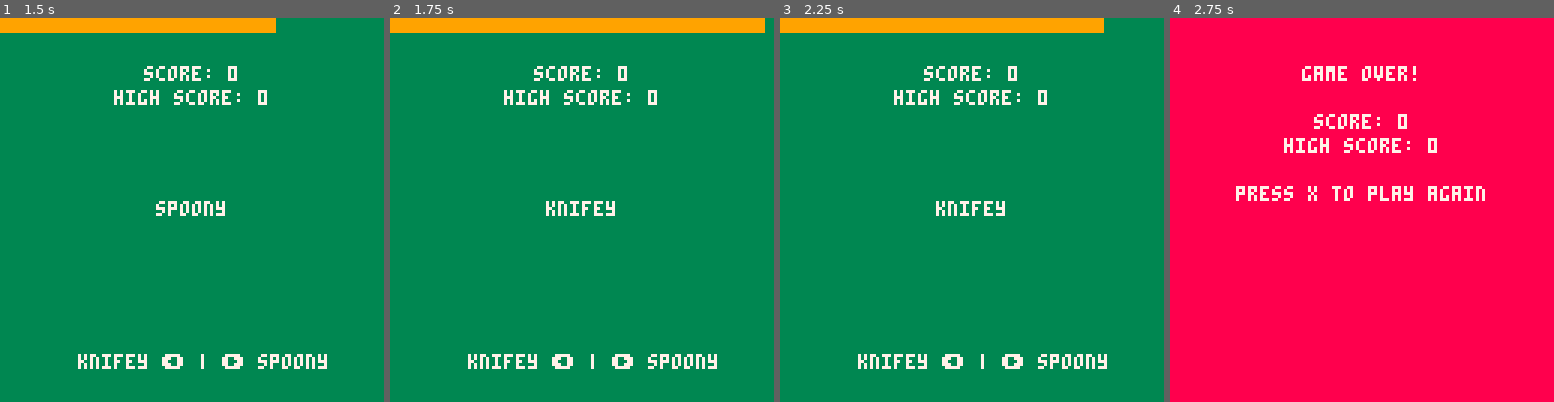
Above: before the commit, frames 1-4 (left to right).
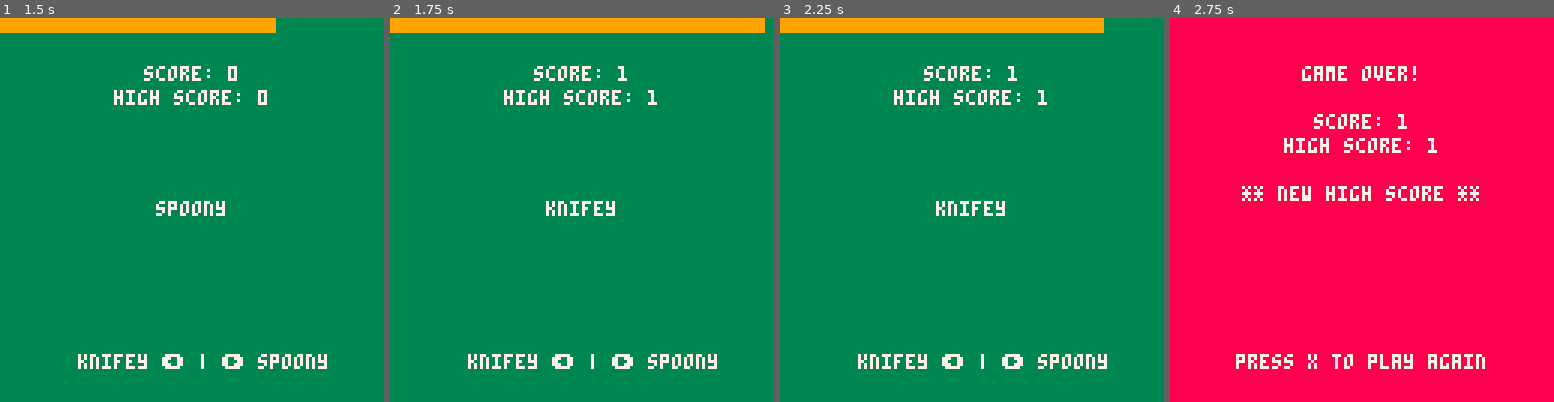
Above: after the commit, the same moments.

Repository: Jonic/knifey-spoony
Game: PICO-8 cartridge knifey-spoony.p8
Two runs of this game, one before a commit and one after it. Both use one fixed random seed, a clock stepped at 60 frames per second and the inputs below.
Inputs:
- Up to frame 1 (1.5 s): tap X (X key) at 0.33, 1.07 s
- Up to frame 2 (1.75 s): hold Right from 1.6 s (still down)
- Up to frame 3 (2.25 s): tap X (X key) at 1.85 s; release Right at 2.1 s
- Up to frame 4 (2.75 s): hold Right from 2.47 s (still down)

Frame 1 is identical in both runs. In frame 2, 0.1% of the frame differs, in the area x 59-70%, y 12-22%; in frame 3, 0.1%; in frame 4, 2.3%, in the area x 17-83%, y 25-92%.

Commit message:
Fixed dynamic text

Diff:
--- a/knifey-spoony.p8
+++ b/knifey-spoony.p8
@@ -43,20 +43,25 @@
 -->8
 -- message strings
 text = {
-  about        = 'a game by jonic',
-  game_over    = 'game over!',
-  high_score   = 'high score: ' .. high_score,
-  how_to_play  = 'how to play:',
-  instructions = 'knifey \139 | \145 spoony',
-  knifey       = 'knifey',
-  play_again   = 'press x to play again',
-  score        = 'score: ' .. score,
-  spoony       = 'spoony',
-  start_game   = 'press x to start',
-  title        = 'knifey spoony',
+  about             = 'a game by jonic',
+  game_over         = 'game over!',
+  high_score        = 'high score: ',
+  high_score_beaten = '** new high score **',
+  how_to_play       = 'how to play:',
+  instructions      = 'knifey \139 | \145 spoony',
+  knifey            = 'knifey',
+  play_again        = 'press x to play again',
+  score             = 'score: ',
+  spoony            = 'spoony',
+  start_game        = 'press x to start',
+  title             = 'knifey spoony',
 
   center = function(self, str)
     return 64 - #str * 2
+  end,
+
+  get = function(self, key)
+    return self[key]
   end,
 
   output = function(self, str, y, color)
@@ -65,8 +70,7 @@
   end,
 
   show = function(self, key, y, color)
-    str = self[key]
-    self:output(str, y, color)
+    self:output(self:get(key), y, color)
   end
 }
 
@@ -80,11 +84,20 @@
     end,
 
     _draw = function()
+      high_score_text = text:get('high_score') .. high_score
+      score_text      = text:get('score') .. score
+
       rectfill(0, 0, 128, 128, 8)
-      text:show('game_over',  16, 7)
-      text:show('score',      32, 7)
-      text:show('high_score', 40, 7)
-      text:show('play_again', 56, 7)
+
+      text:show('game_over',       16, 7)
+      text:output(score_text,      32, 7)
+      text:output(high_score_text, 40, 7)
+
+      if (high_score_beaten) then
+        text:show('high_score_beaten', 56, 7)
+      end
+
+      text:show('play_again', 112, 7)
     end
   }
 end
@@ -141,8 +154,10 @@
     end,
 
     _init = function(self)
+      high_score_beaten = false
+      score             = 0
+
       self.timeout = 120
-      score = 0
       self:new_round()
     end,
 
@@ -157,9 +172,13 @@
     end,
 
     _draw = function(self)
+      high_score_text = text:get('high_score') .. high_score
+      score_text      = text:get('score') .. score
+
       rectfill(0, 0, 128, 128, 3)
-      text:show('score', 16, 7)
-      text:show('high_score', 24, 7)
+
+      text:output(score_text, 16, 7)
+      text:output(high_score_text, 24, 7)
       text:output(self.current_utensil, 61, 7)
       text:show('instructions', 112, 7)
 
@@ -175,13 +194,16 @@
     end,
 
     _draw = function()
+      high_score_text = text:get('high_score') .. high_score
+
       rectfill(0, 0, 128, 128, 2)
-      text:show('title',        16, 7)
-      text:show('about',        24, 7)
-      text:show('start_game',   40, 7)
-      text:show('high_score',   56, 7)
-      text:show('how_to_play',  72, 7)
-      text:show('instructions', 80, 7)
+
+      text:show('title',           16, 7)
+      text:show('about',           24, 7)
+      text:show('start_game',      40, 7)
+      text:output(high_score_text, 56, 7)
+      text:show('how_to_play',     72, 7)
+      text:show('instructions',    80, 7)
     end
   }
 end
